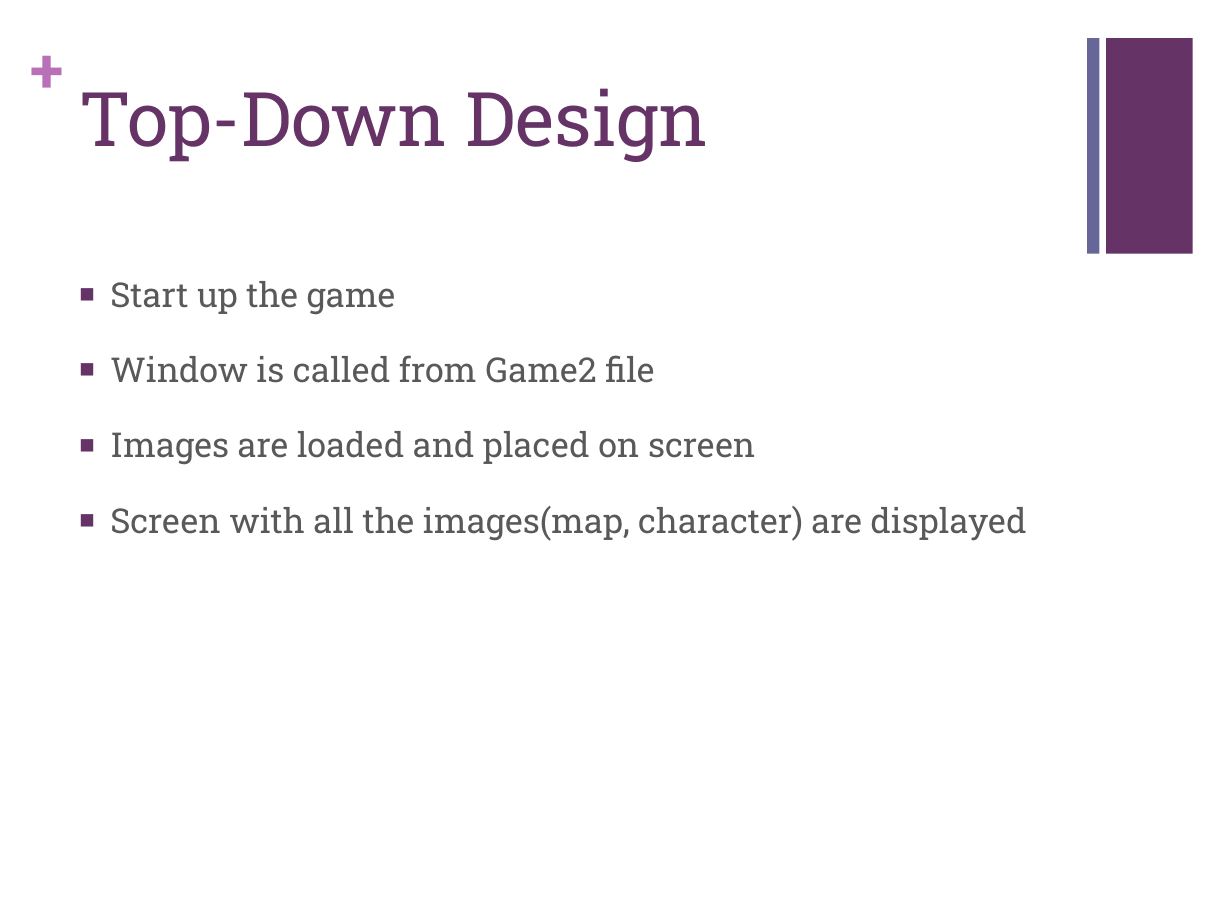
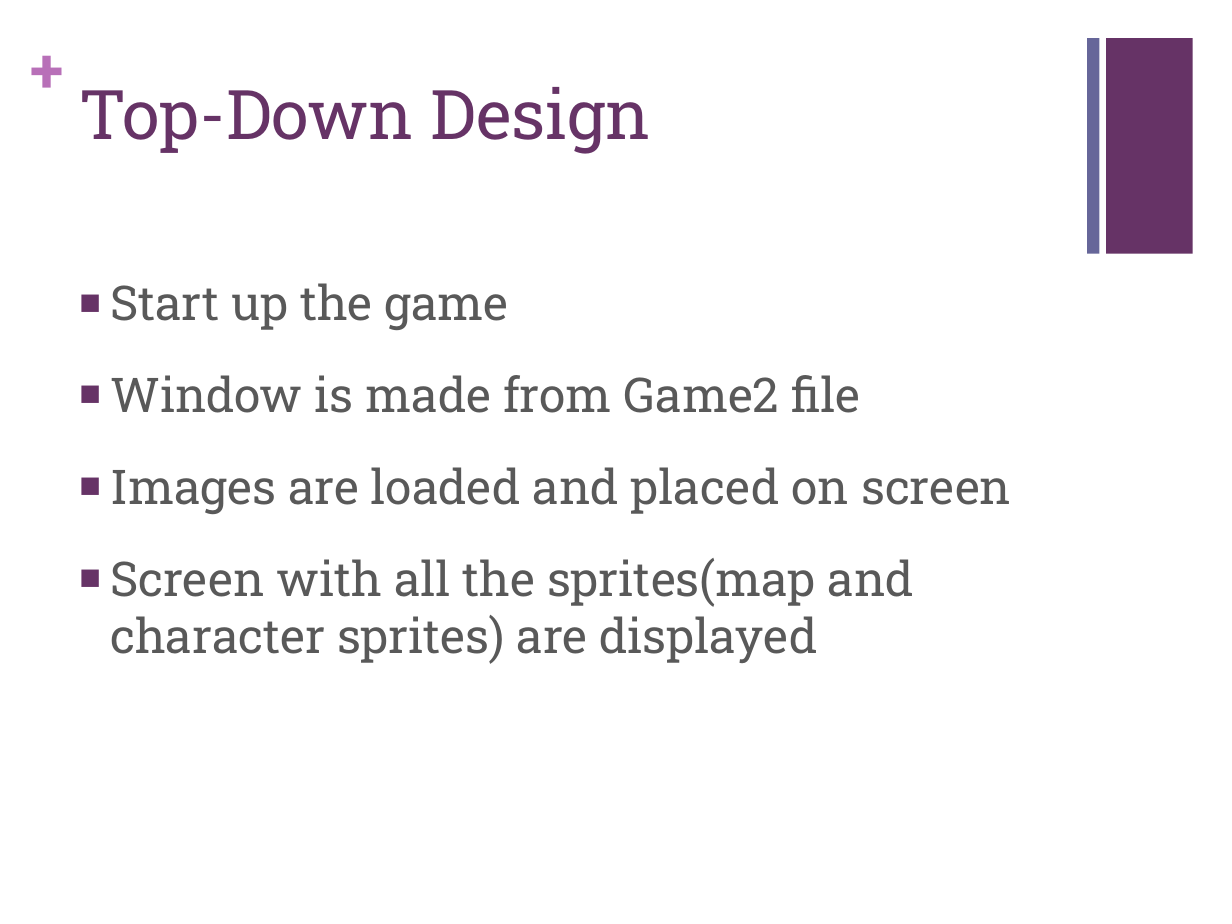
Before and after one commit to juangonzalez/Juan, a slide deck: slide 6 of BomberJuan.pptx (slide 4 before the commit). Drawn at 1232x924 pixels with LibreOffice and Linux fonts; fonts in the diff are those of the drawing. Boxes give left, top, right and bottom in pixels: in the first picture for what was removed or moved away, otherwise in the second. Text is boxed around its words. In the diff, an @@ line names an element or a change of style, - is before the commit and + after.

```diff
--- a/BomberJuan.pptx
+++ b/BomberJuan.pptx
@@ title "Top-Down Design" at bbox=[79, 87, 651, 154]: size 44 to 40 pt @@
@@ text at bbox=[110, 283, 1011, 514]: size 20 to 28 pt in "Start up the game", "Images are loaded and placed on screen" @@
@@ text at bbox=[110, 375, 860, 413]: text changed; size 20 to 28 pt @@
-■ Window is called from Game2 file
+■ Window is made from Game2 file
@@ text at bbox=[110, 558, 914, 664]: text changed; size 20 to 28 pt @@
-■ Screen with all the images(map, character) are displayed
+■ Screen with all the sprites(map and character sprites) are displayed
```
Also in this commit, not shown: 5 other slides changed, 3 slides added, 3 other files.
